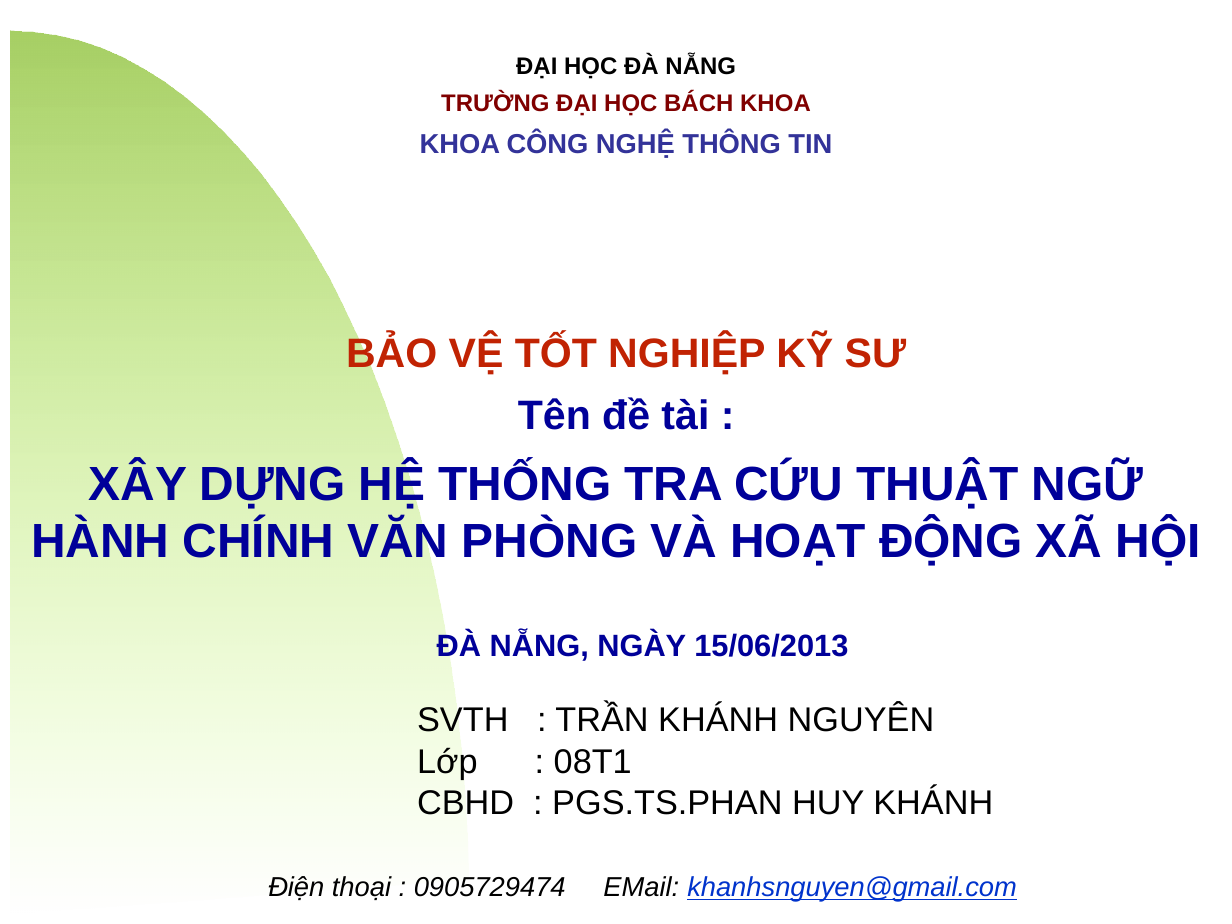
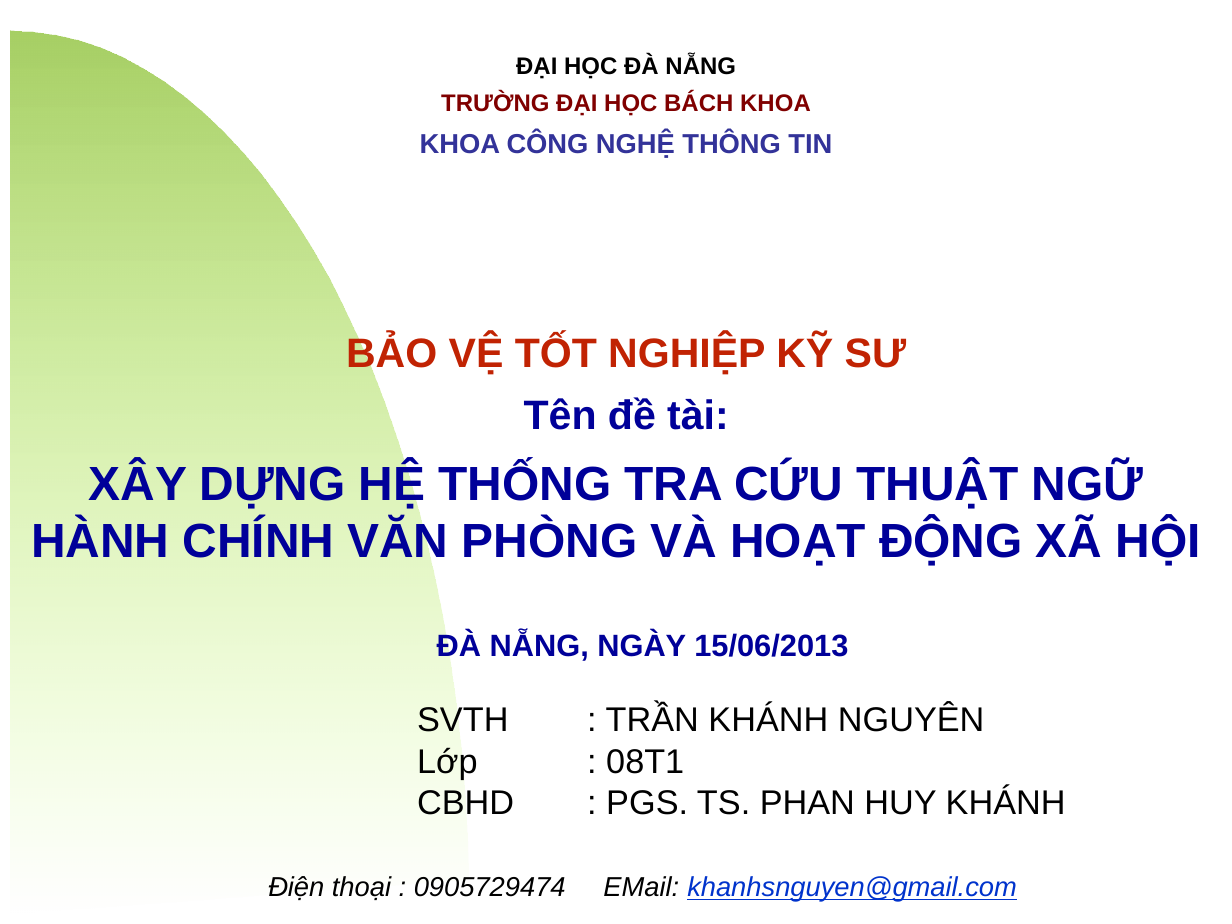
Before and after one commit to nguyentk90/tra-cuu-thuat-ngu-hanh-chinh, a slide deck: slide 1 of Documents/slideN2013.ppt. Drawn at 1232x924 pixels with LibreOffice and Linux fonts; fonts in the diff are those of the drawing; background and template pictures are left out. Boxes give left, top, right and bottom in pixels: in the first picture for what was removed or moved away, otherwise in the second. Text is boxed around its words. In the diff, an @@ line names an element or a change of style, - is before the commit and + after.

```diff
--- a/Documents/slideN2013.ppt
+++ b/Documents/slideN2013.ppt
@@ text at <box>524,397,729,430</box>: spaces changed @@
-Tên đề tài :
+Tên đề tài:
@@ subtitle at <box>606,787,1066,815</box>: text changed @@
-CBHD : PGS.TS.PHAN HUY KHÁNH
+CBHD : PGS. TS. PHAN HUY KHÁNH
```
Also in this commit, not shown: 9 other slides changed, 5 slides added, 1 slide removed, 2 other files.
